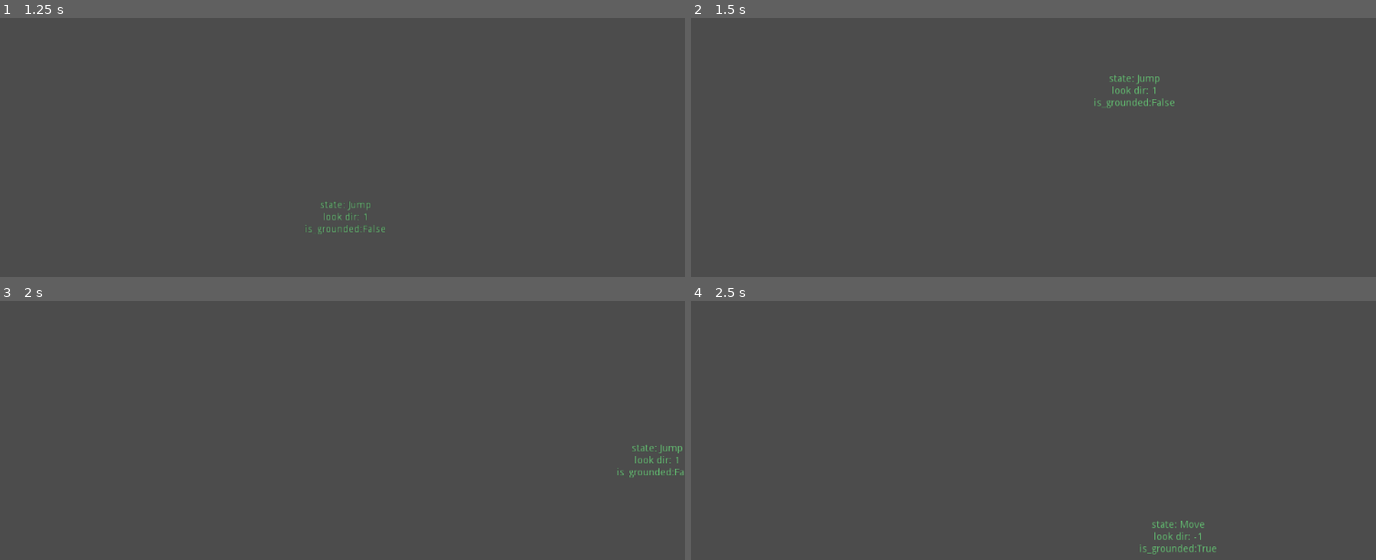
Above: before the commit, frames 1-4 (two rows, left to right).
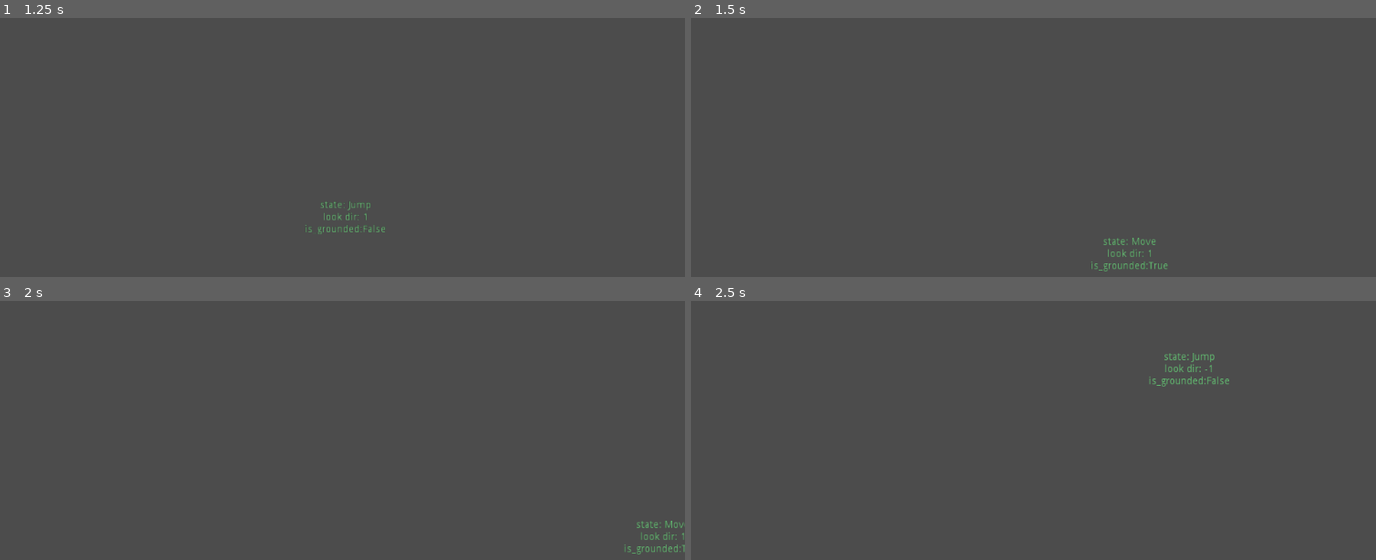
Above: after the commit, the same moments.

Repository: vicious987/slimeboy
Game: Godot game, scene res://Gameworld.tscn
Same seed, same stepped clock (60 frames per second), same inputs: the game is played once before the commit and once after it.
Inputs:
- Up to frame 1 (1.25 s): hold D (move_right) from 0.53 s (still down); hold W (jump) from 0.53 s (still down)
- Up to frame 2 (1.5 s): keep holding D (move_right); release W (jump) at 1.28 s; tap W (jump) at 1.35 s
- Up to frame 3 (2 s): keep holding D (move_right); tap W (jump) at 1.52, 1.82 s
- Up to frame 4 (2.5 s): release D (move_right) at 2.03 s; hold A (move_left) from 2.03 s (still down); hold W (jump) from 2.03 s (still down)

Frame 1 is identical in both runs. In frame 2, 0.6% of the frame differs, in the area x 58-71%, y 21-98%; in frame 3, 0.5%; in frame 4, 0.6%, in the area x 65-79%, y 20-98%.

Commit message:
add small/partial jump

Diff:
--- a/states/Jump.gd
+++ b/states/Jump.gd
@@ -6,6 +6,10 @@
 
 func enter(host):
 	motion.y = -final_jump_force
+
+func _input(event: InputEvent) -> void:
+	if event.is_action_released("jump"):
+		motion.y = 0
 
 func update(host:KinematicBody2D, delta):
 	var input_direction = get_input_direction()
